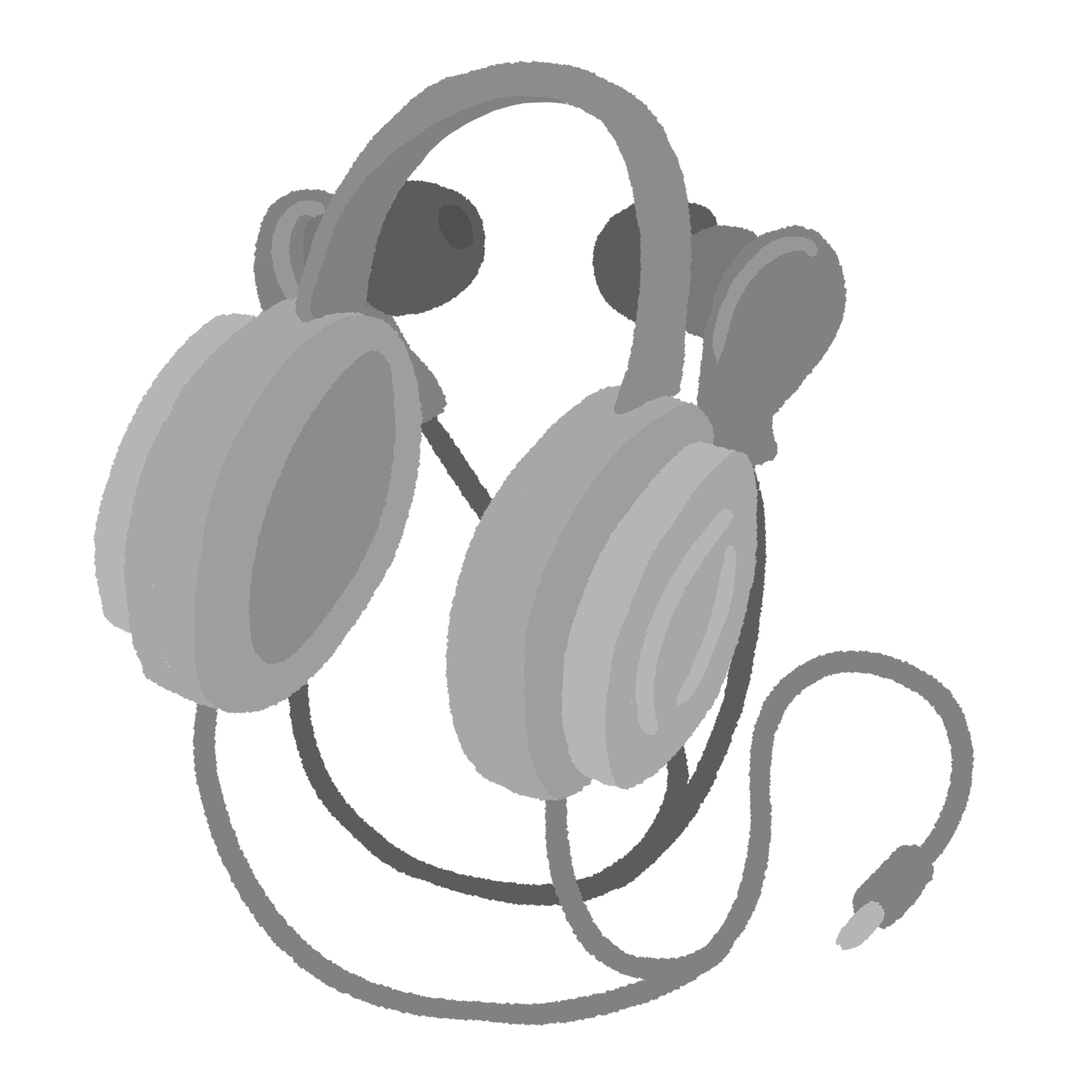
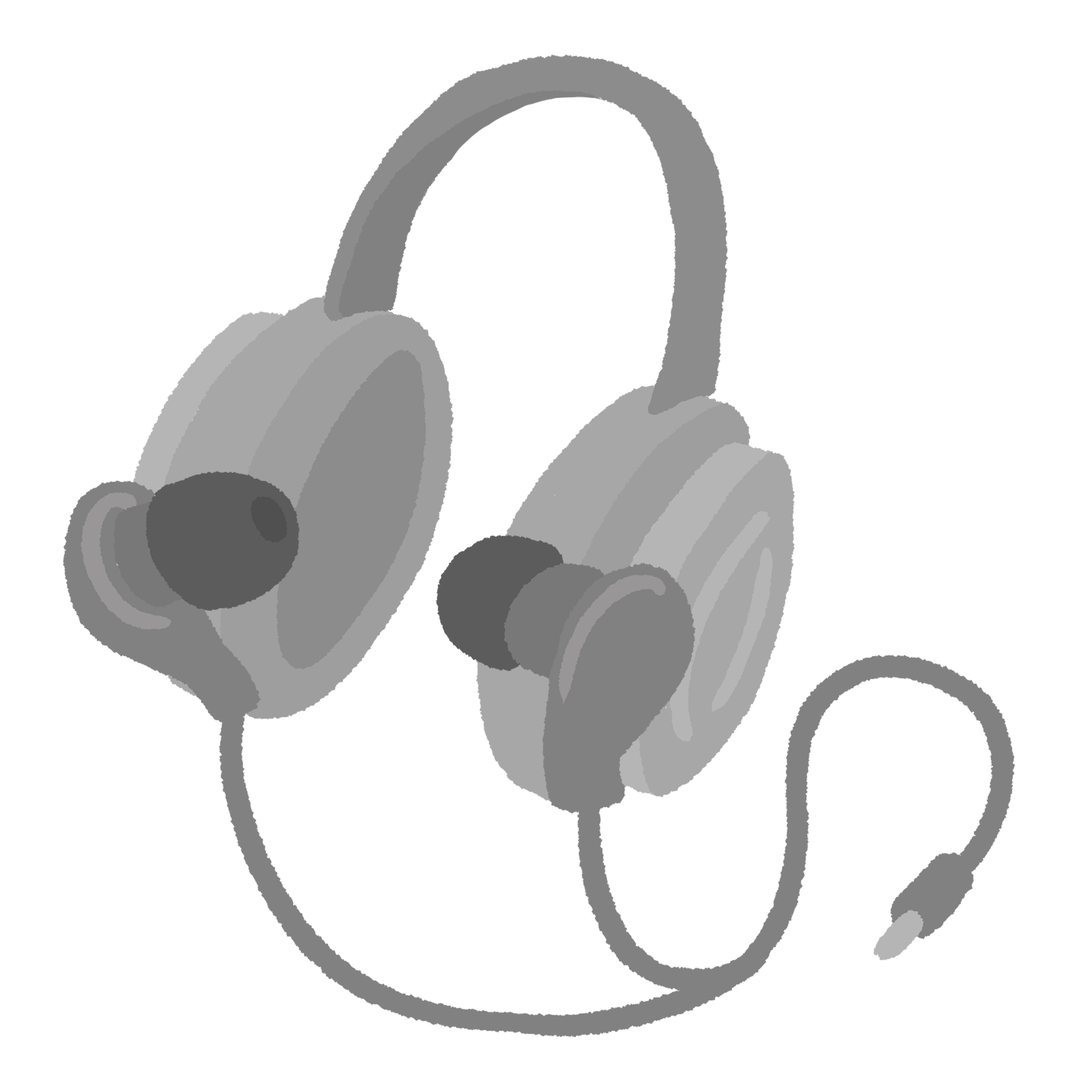
Revision of a layered 1091 × 1091 image; what changed, layer by layer:
removed group "Headphones Copy" (6 layers) over <box>93,60,976,1027</box>
removed group "Headphone Copy" (in "Headphones Copy") (2 layers) from group "Headphones Copy" over <box>93,60,976,1027</box>
removed layer "Headphone" from group "Headphone Copy" over <box>93,60,760,803</box>
removed layer "Cable" from group "Headphone Copy" over <box>191,649,976,1027</box>
removed group "Bud Copy" (in "Headphones Copy") (2 layers) from group "Headphones Copy" over <box>115,178,849,908</box>
added layer "Bud Copy" above "Headphone Copy" over <box>63,470,697,816</box>
renamed "Bud" to "Headphone Copy", moved it out of group "Bud Copy", painted on it over <box>117,54,849,810</box>
removed layer "BudCable" from group "Bud Copy" over <box>115,393,769,908</box>
added layer "Cable Copy" over <box>217,653,1016,1038</box>
